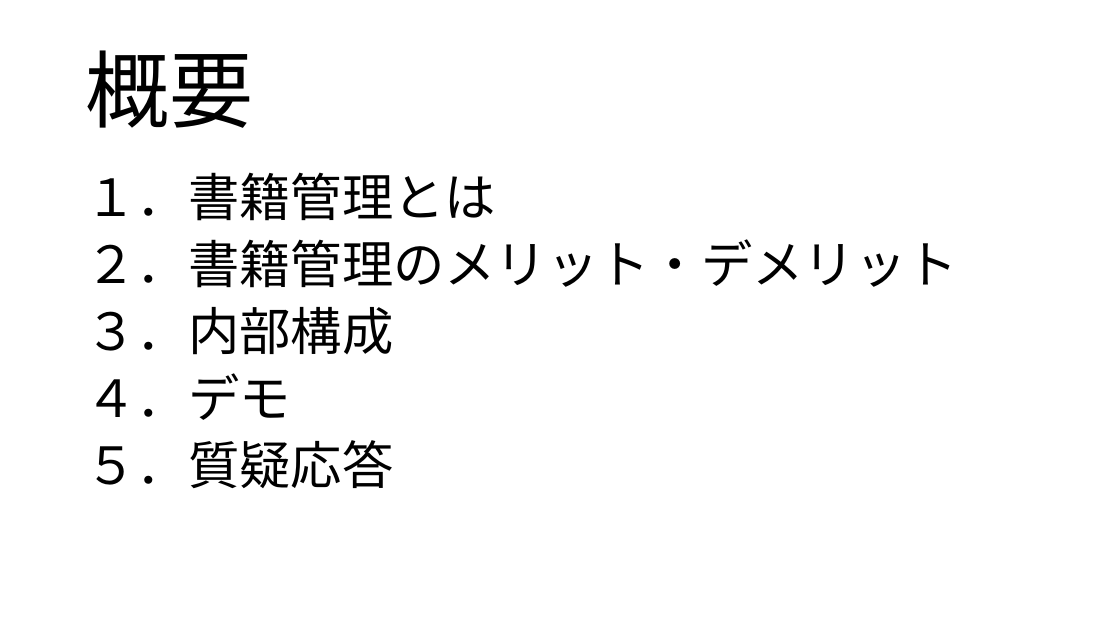
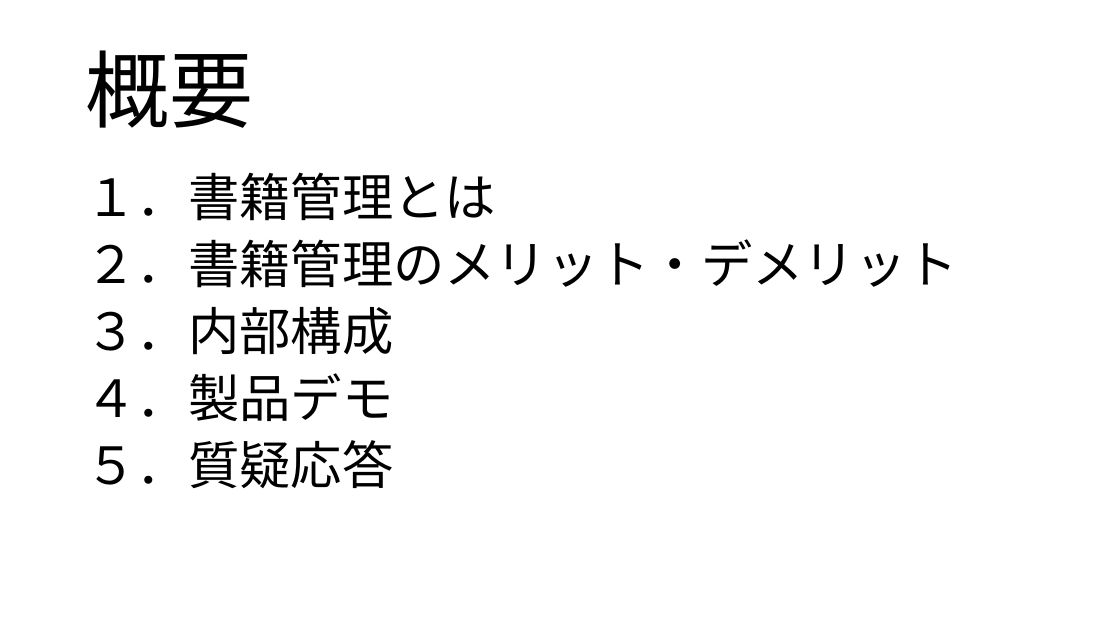
Before and after one commit to ivy239007/PG-, a slide deck: slide 2 of プレゼン/プレゼン資料(板井編集中).pptx. Drawn at 1120x630 pixels with LibreOffice and Linux fonts; fonts in the diff are those of the drawing; background and template pictures are left out. Boxes give left, top, right and bottom in pixels: in the first picture for what was removed or moved away, otherwise in the second. Text is boxed around its words. In the diff, an @@ line names an element or a change of style, - is before the commit and + after.

```diff
--- a/プレゼン/プレゼン資料(板井編集中).pptx
+++ b/プレゼン/プレゼン資料(板井編集中).pptx
@@ text at bbox=[85, 373, 393, 421]: text changed @@
-４．デモ
+４．製品デモ
```
Also in this commit, not shown: 1 other slide changed.
